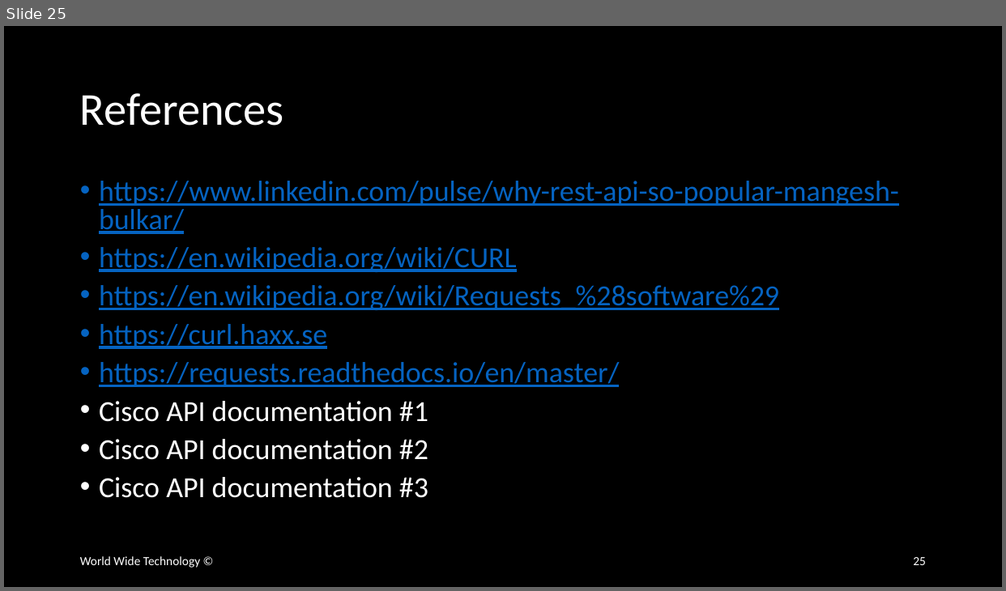
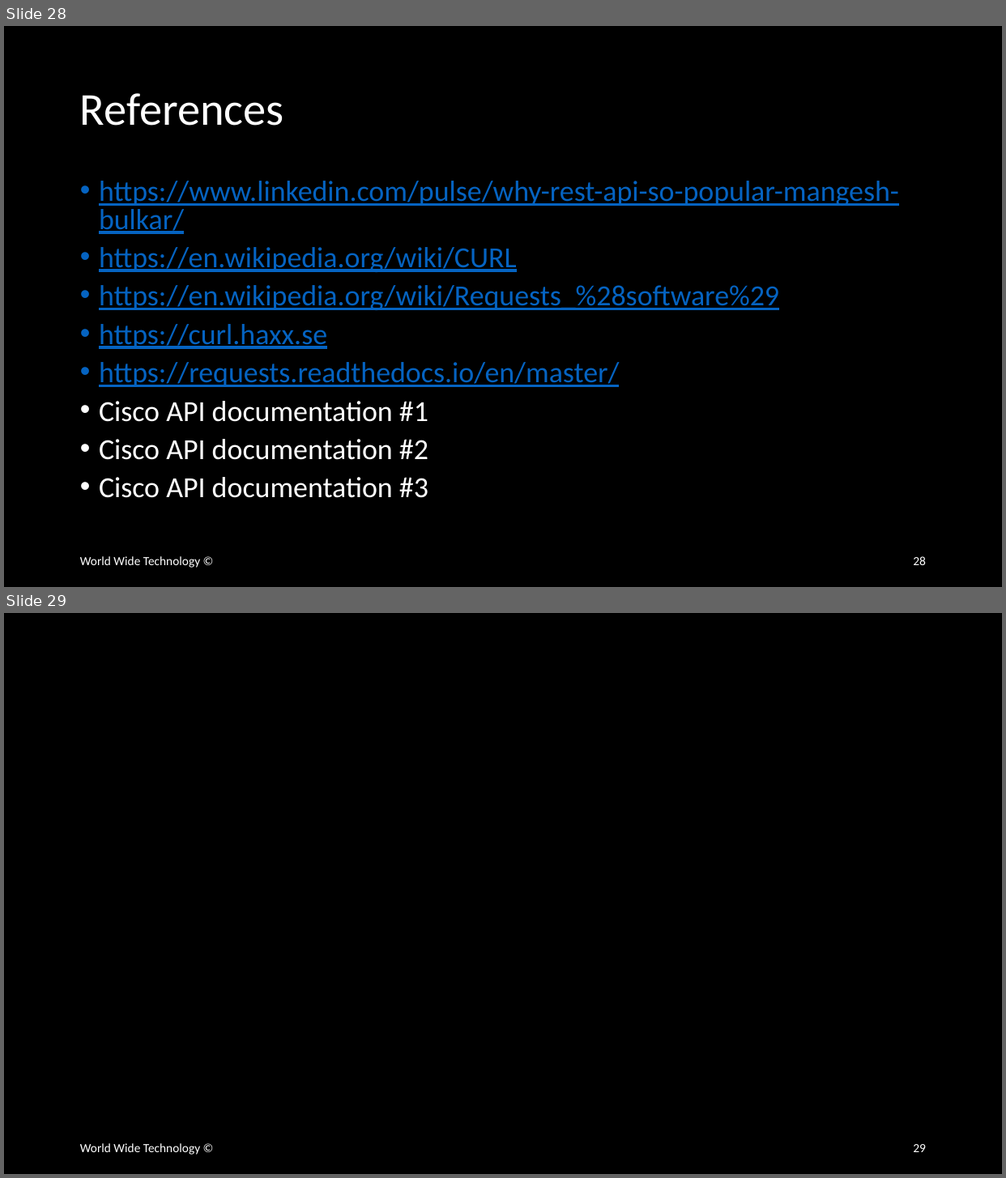
Before and after one commit to wwt/curl-requests-foundations, a slide deck: curl-requests-foundations.pptx. Shown one above the other, each under a label of ours: slide 25 before the commit, slides 28 and 29 after it. The pictures are 1006x591 and 1006x1178 pixels, drawn with LibreOffice and Linux fonts; fonts in the diff are those of the drawing. Boxes give left, top, right and bottom in pixels: in the first picture for what was removed or moved away, otherwise in the second. Text is boxed around its words. In the diff, an @@ line names an element or a change of style, - is before the commit and + after.

```diff
--- a/curl-requests-foundations.pptx
+++ b/curl-requests-foundations.pptx
@@ slide 29 added at [4,613,1002,1174], background #000000 @@
@@ text added at [80,1144,200,1155], 12 pt, text #FFFFFF @@
+World Wide Technology ©
@@ page number added at [913,1144,926,1152], 12 pt, text #FFFFFF @@
+29
@@ what was slide 25 is now slide 28 @@
@@ page number at [913,557,926,565]: text changed @@
-25
+28
```
Also in this commit, not shown: 1 slide changed, 2 other slides added.
